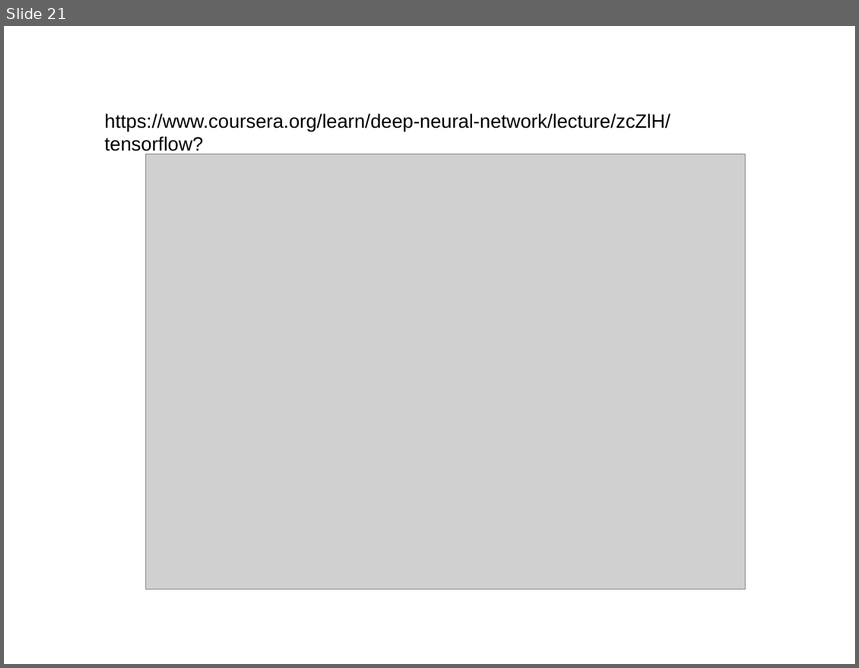
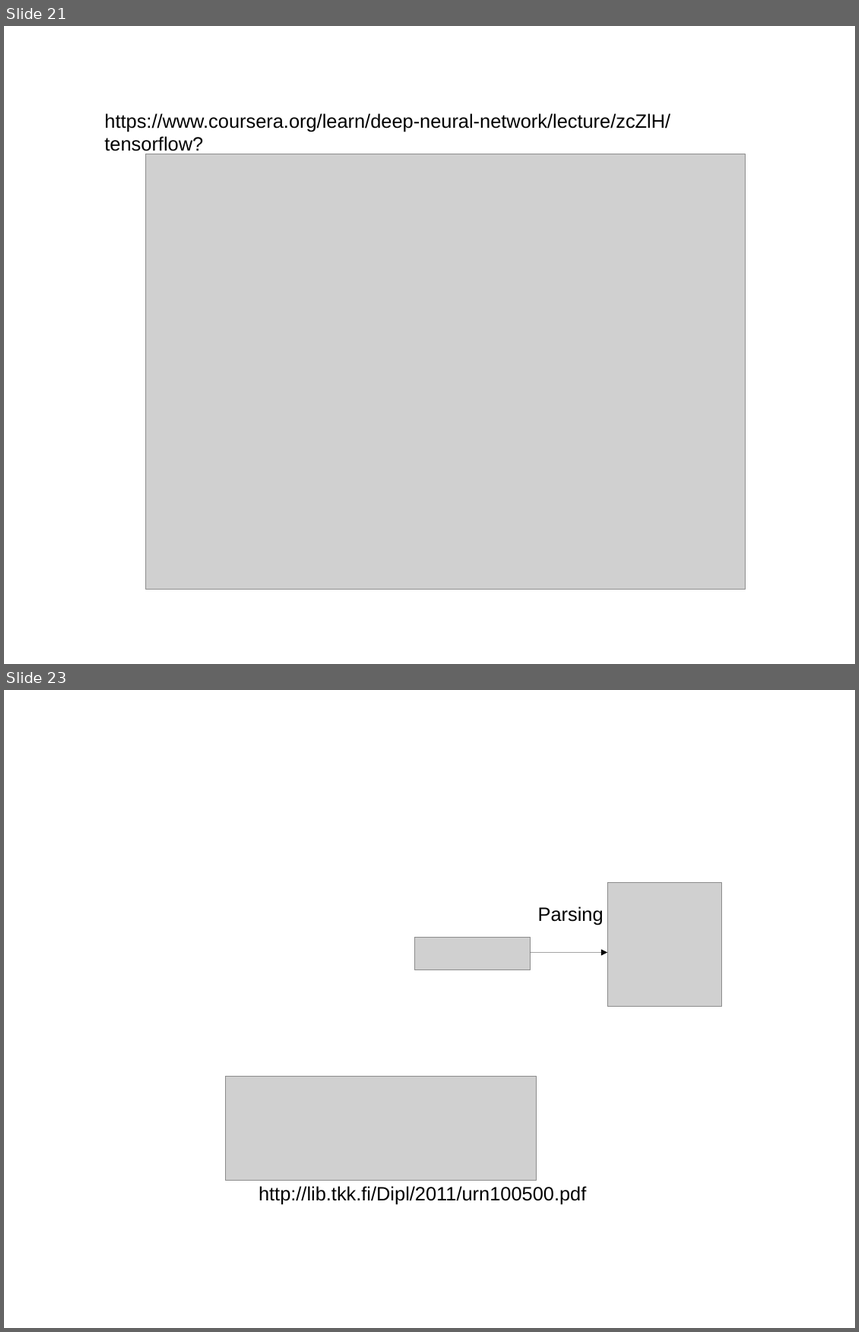
Before and after one commit to rosepark222/RNN-for-adding-two-binary-numbers, a slide deck: RNN.odp. Shown one above the other, each under a label of ours: slide 21 before the commit, slides 21 and 23 after it; the slides between them are not shown. The pictures are 859x668 and 859x1332 pixels, drawn with LibreOffice and Linux fonts; fonts in the diff are those of the drawing; grey boxes stand for pictures. Boxes give left, top, right and bottom in pixels: in the first picture for what was removed or moved away, otherwise in the second. Text is boxed around its words. In the diff, an @@ line names an element or a change of style, - is before the commit and + after.

```diff
--- a/RNN.odp
+++ b/RNN.odp
@@ slide 23 added at [4,690,855,1328], background #FFFFFF @@
@@ picture added at [608,883,722,1007] @@
@@ text added at [538,907,604,926], 18 pt, text #000000 @@
+Parsing
@@ picture added at [415,937,531,970] @@
@@ arrow added from (531, 953) to (608, 953), #000000 0 pt @@
@@ picture added at [226,1076,537,1180] @@
@@ text added at [259,1186,586,1205], 18 pt, text #000000 @@
+http://lib.tkk.fi/Dipl/2011/urn100500.pdf
```
Also in this commit, not shown: 1 slide changed, 7 other slides added, 2 slides removed.
